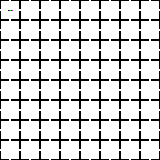
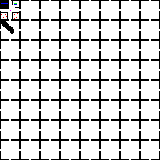
The second 160px x 160px image is a revision of the first. Changes to its layers:
painted on "Background" over [1, 1, 19, 34]
